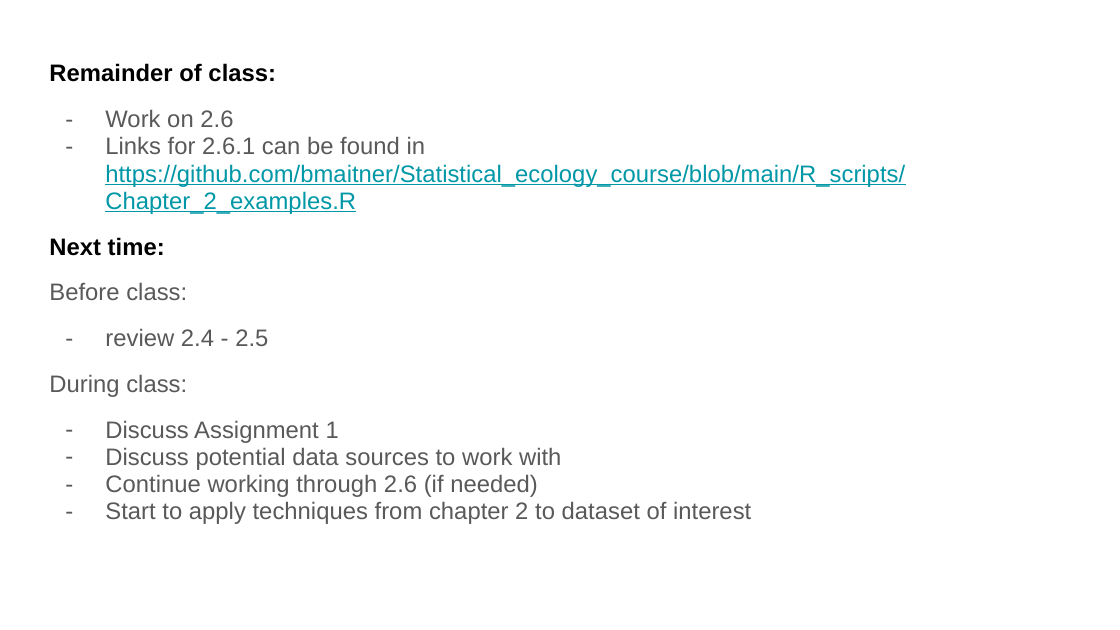
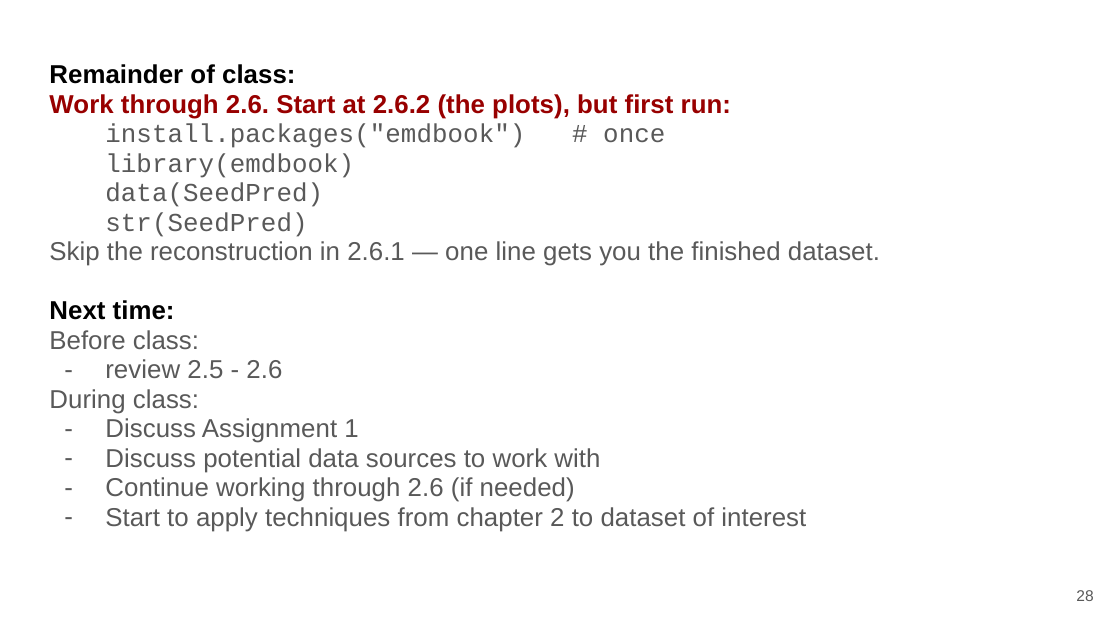
Before and after one commit to bmaitner/biometry_course, a slide deck: slide 28 of lectures/Lecture_05_exploratory_analyses_I.pptx (slide 6 before the commit). Drawn at 1120x630 pixels with LibreOffice and Linux fonts; fonts in the diff are those of the drawing. Boxes give left, top, right and bottom in pixels: in the first picture for what was removed or moved away, otherwise in the second. Text is boxed around its words. In the diff, an @@ line names an element or a change of style, - is before the commit and + after.

Commit message:
lecture 5

```diff
--- a/lectures/Lecture_05_exploratory_analyses_I.pptx
+++ b/lectures/Lecture_05_exploratory_analyses_I.pptx
@@ text at bbox=[49, 64, 806, 532]: size 15.3 to 16.6 pt in "Remainder of class:", "Next time:", "Before class:", "During class:" and 4 more places; less space between paragraphs; indent changed @@
@@ text at bbox=[49, 94, 880, 266]: text changed; size 15.3 to 16.6 pt; text colour #0097A7 to #595959 @@
-– Work on 2.6
-– Links for 2.6.1 can be found in https://github.com/bmaitner/Statistical_ecology_course/blob/main/R_scripts/Chapter_2_examples.R
+Work through 2.6. Start at 2.6.2 (the plots), but first run:
+install.packages("emdbook") # once
+library(emdbook)
+data(SeedPred)
+str(SeedPred)
+Skip the reconstruction in 2.6.1 — one line gets you the finished dataset.
@@ text at bbox=[105, 359, 282, 378]: text changed; size 15.3 to 16.6 pt @@
-– review 2.4 - 2.5
+– review 2.5 - 2.6
@@ page number added at bbox=[1076, 590, 1093, 601], 10 pt, text #595959 @@
+28
```
Also in this commit, not shown: 5 other slides changed, 22 slides added, 1 other file.
